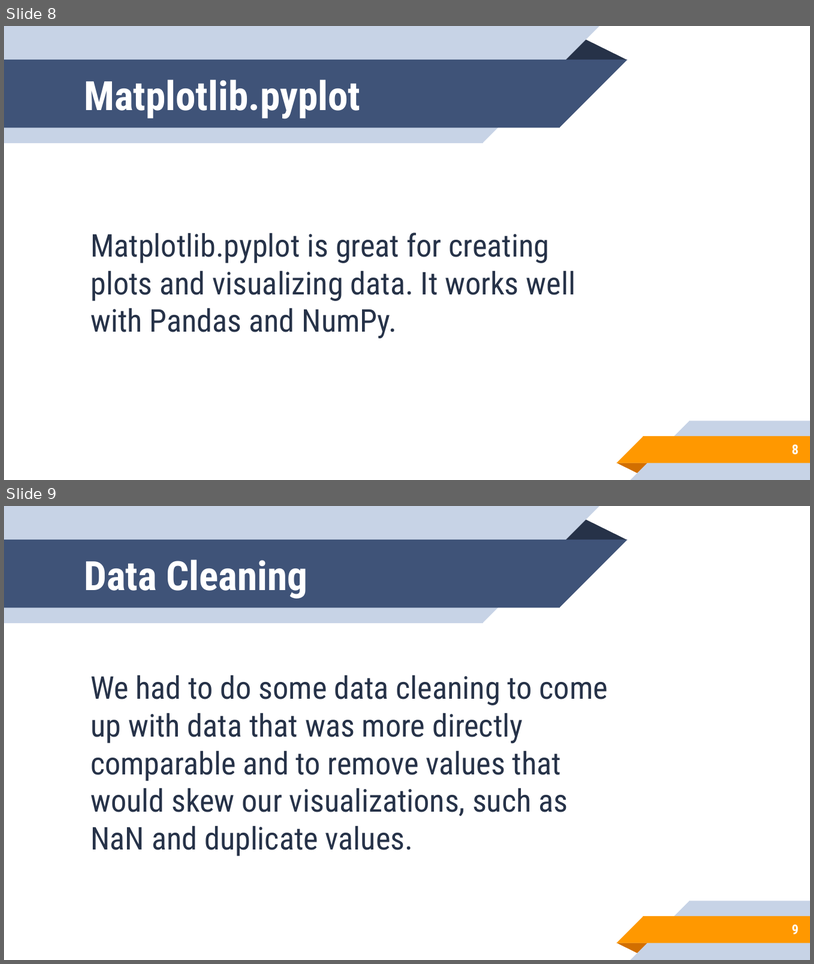
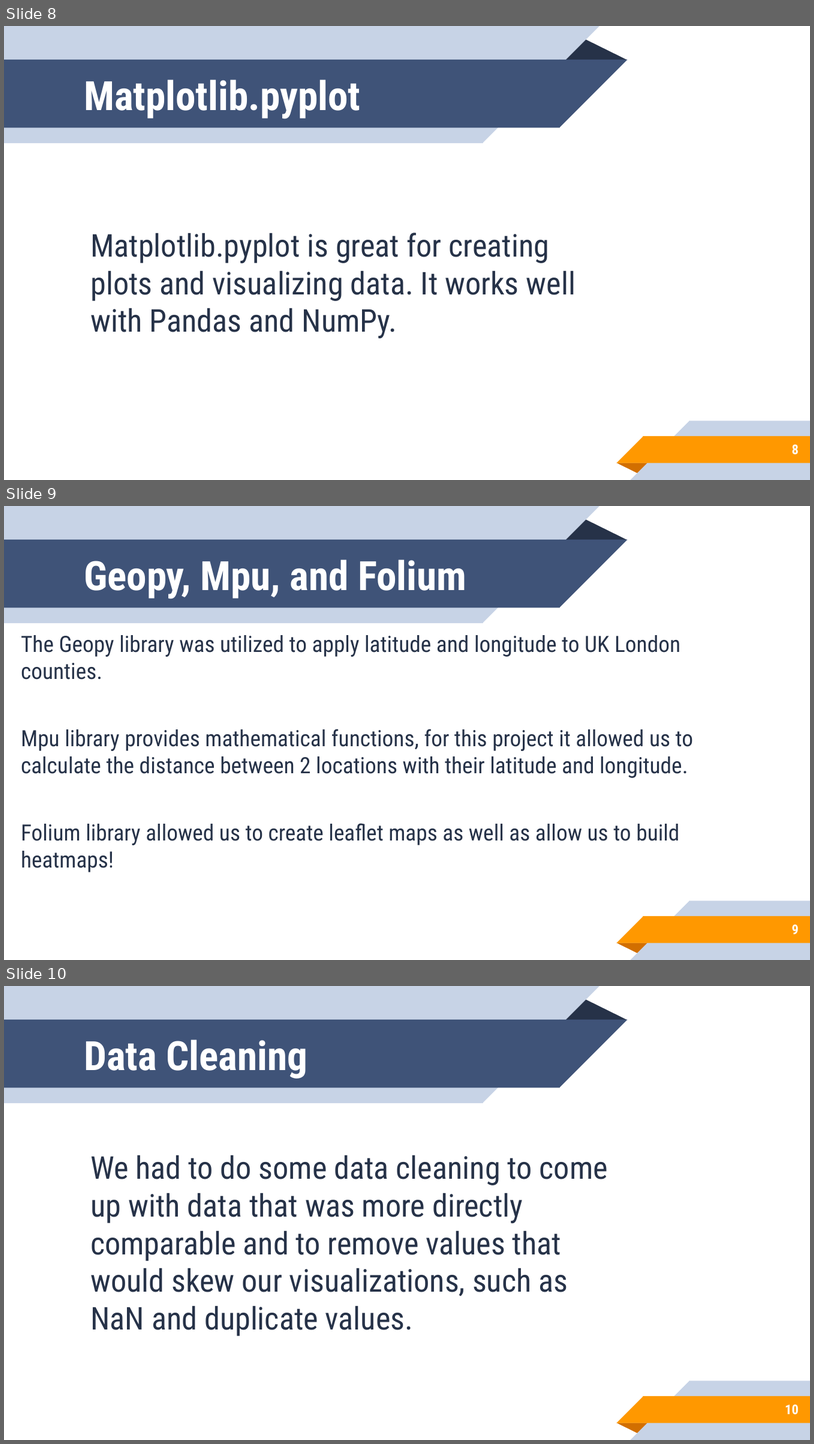
Before and after one commit to davidrodjen/TP03-RodJen-Pfeiffer-Saxen, a slide deck: TP03/TP04 Pfeiffer, Rodriguez-Jenkins, Saxen.pptx. Shown one above the other, each under a label of ours: slides 8 and 9 before the commit, slides 8, 9 and 10 after it. The pictures are 814x964 and 814x1444 pixels, drawn with LibreOffice and Linux fonts; fonts in the diff are those of the drawing; background and template pictures are left out. Boxes give left, top, right and bottom in pixels: in the first picture for what was removed or moved away, otherwise in the second. Text is boxed around its words. In the diff, an @@ line names an element or a change of style, - is before the commit and + after.

```diff
--- a/TP03/TP04 Pfeiffer, Rodriguez-Jenkins, Saxen.pptx
+++ b/TP03/TP04 Pfeiffer, Rodriguez-Jenkins, Saxen.pptx
@@ slide 9 added at (4, 506, 810, 960), background #FFFFFF; not listed: 10 template elements that a slide beside it also shows @@
@@ title added at (84, 559, 467, 599), 36 pt, text #FFFFFF, bold @@
+Geopy, Mpu, and Folium
@@ text added at (21, 635, 693, 872), 20 pt, text #263248 @@
+The Geopy library was utilized to apply latitude and longitude to UK London counties.
+Mpu library provides mathematical functions, for this project it allowed us to calculate the distance between 2 locations with their latitude and longitude.
+Folium library allowed us to create leaflet maps as well as allow us to build heatmaps!
@@ page number added at (792, 924, 799, 934), 12 pt, text #FFFFFF, bold @@
+9
@@ what was slide 9 is now slide 10 @@
@@ page number at (785, 1404, 799, 1414): text changed @@
-9
+10
```
Also in this commit, not shown: 6 slides changed, 2 other slides added, 1 other file.
